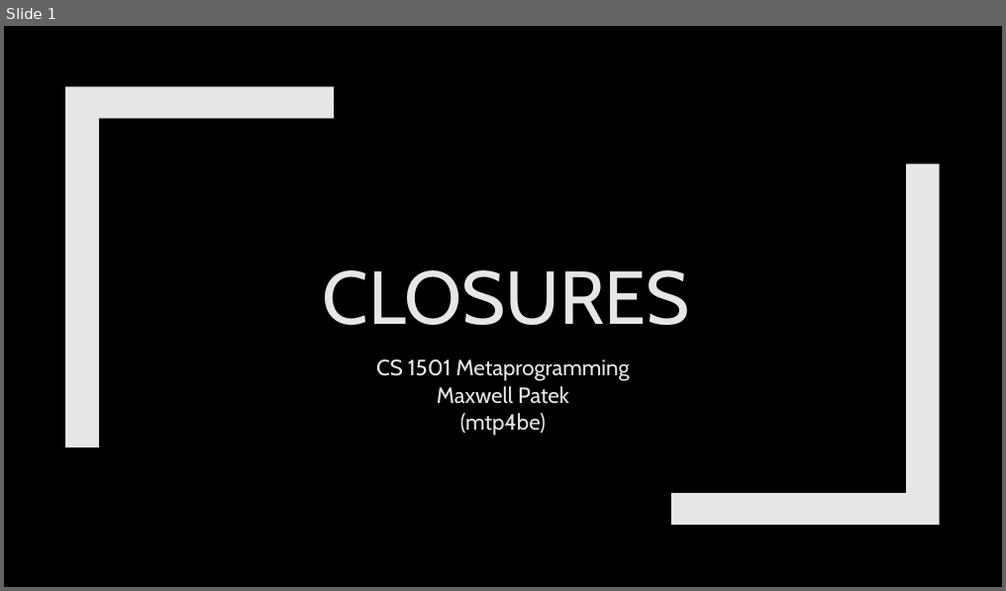
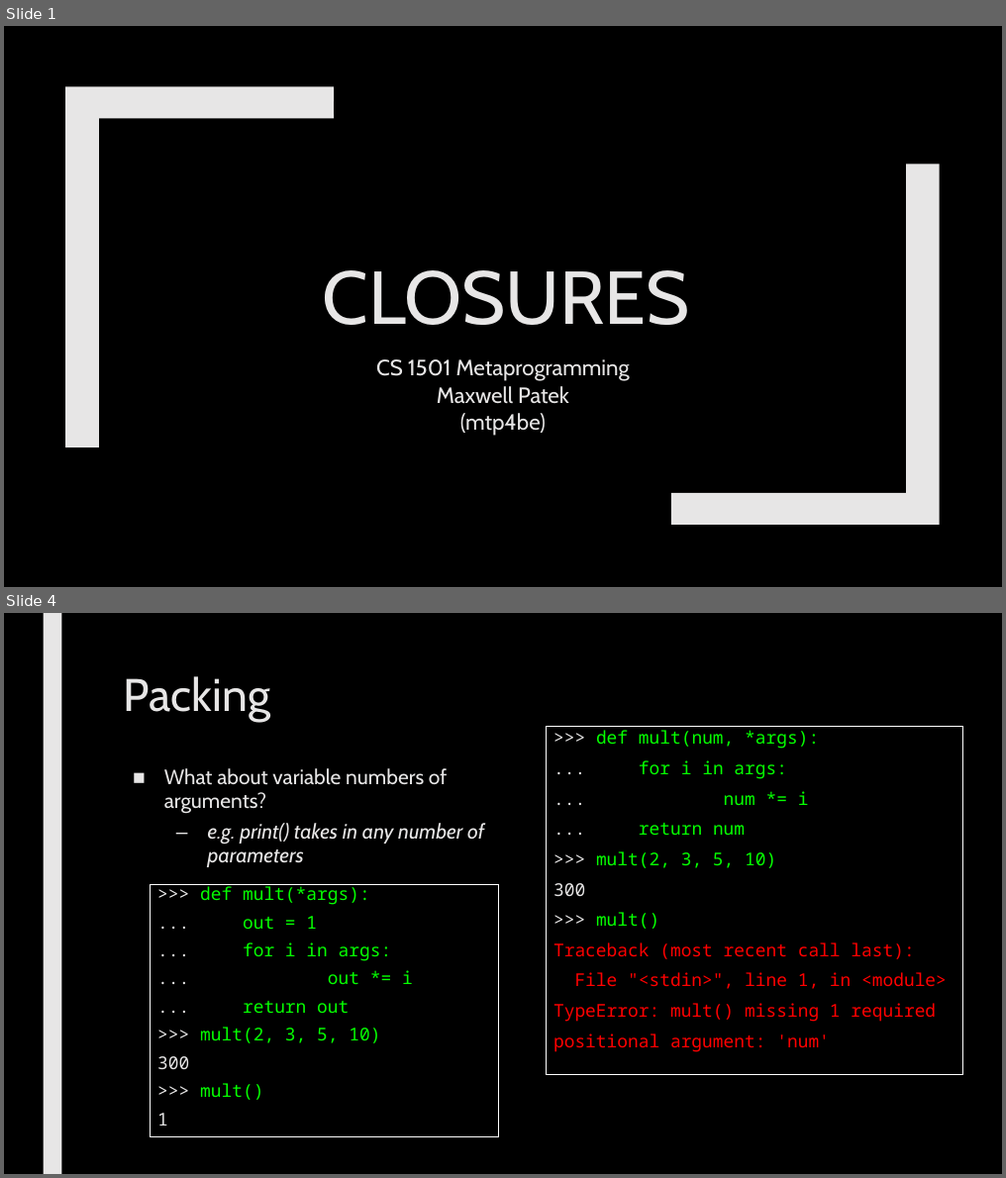
Before and after one commit to max7patek/metaprogramming, a slide deck: slides/03-Closures.pptx. Shown one above the other, each under a label of ours: slide 1 before the commit, slides 1 and 4 after it; the slides between them are not shown. The pictures are 1006x591 and 1006x1178 pixels, drawn with LibreOffice and Linux fonts; fonts in the diff are those of the drawing. Boxes give left, top, right and bottom in pixels: in the first picture for what was removed or moved away, otherwise in the second. Text is boxed around its words. In the diff, an @@ line names an element or a change of style, - is before the commit and + after.

```diff
--- a/slides/03-Closures.pptx
+++ b/slides/03-Closures.pptx
@@ slide 4 added at [4, 613, 1002, 1174], background #000000 @@
@@ rectangle added at [43, 613, 61, 1174], fill #E7E6E6 @@
@@ title added at [124, 676, 270, 722], 44 pt, text #E7E6E6 @@
+Packing
@@ rectangle added at [546, 727, 963, 1075], outline #FFFFFF 0.75 pt, 17 pt, text #FF0000 @@
+>>> def mult(num, *args):
+... for i in args:
+... num *= i
+... return num
+>>> mult(2, 3, 5, 10)
+300
+>>> mult()
+Traceback (most recent call last):
+File "<stdin>", line 1, in <module>
+TypeError: mult() missing 1 required
+positional argument: 'num'
@@ text added at [164, 768, 484, 867], 20 pt, text #E7E6E6, italic @@
+■ What about variable numbers of arguments?
+  – e.g. print() takes in any number of parameters
@@ rectangle added at [150, 884, 499, 1138], outline #FFFFFF 0.75 pt, 17 pt, text #05FF00 @@
+>>> def mult(*args):
+... out = 1
+... for i in args:
+... out *= i
+... return out
+>>> mult(2, 3, 5, 10)
+300
+>>> mult()
+1
```
Also in this commit, not shown: 2 slides changed, 9 other slides added, 5 slides removed.
